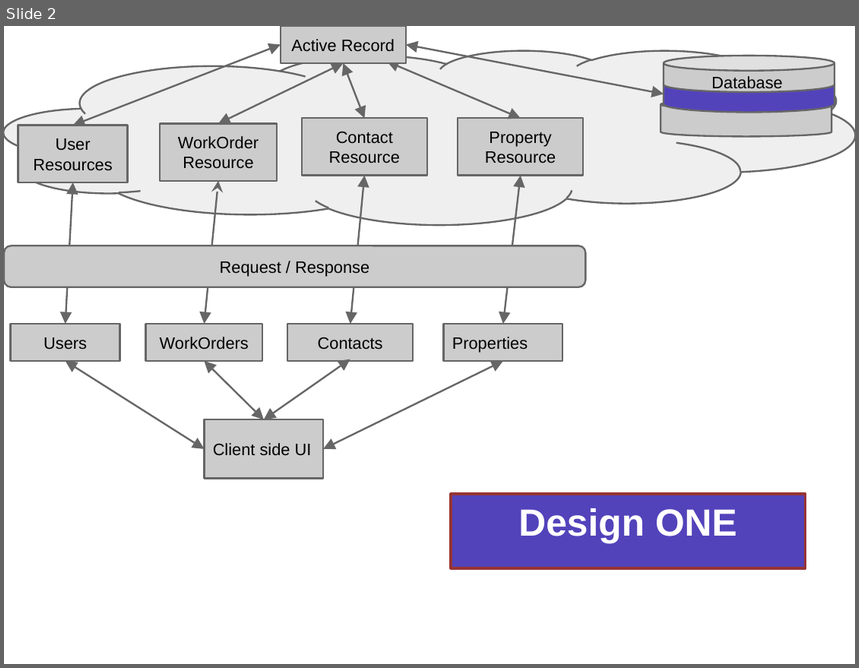
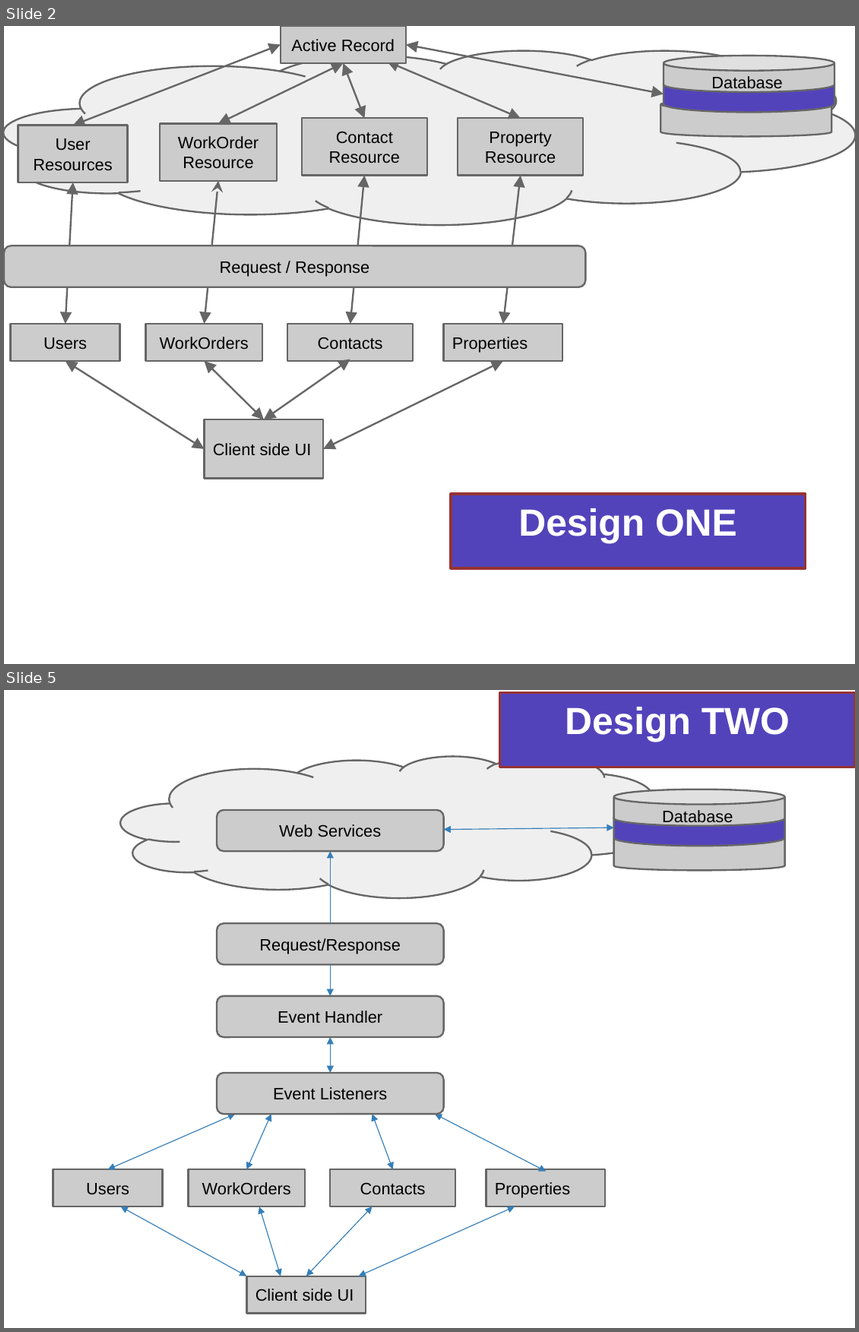
Before and after one commit to jjm3x3/propertyManager, a slide deck: DesignPlans.pptx. Shown one above the other, each under a label of ours: slide 2 before the commit, slides 2 and 5 after it; the slides between them are not shown. The pictures are 859x668 and 859x1332 pixels, drawn with LibreOffice and Linux fonts; fonts in the diff are those of the drawing. Boxes give left, top, right and bottom in pixels: in the first picture for what was removed or moved away, otherwise in the second. Text is boxed around its words. In the diff, an @@ line names an element or a change of style, - is before the commit and + after.

Commit message:
Added "bad" design and removed content from example design

```diff
--- a/DesignPlans.pptx
+++ b/DesignPlans.pptx
@@ slide 5 added at (4, 690, 855, 1328), background #FFFFFF @@
@@ rectangle added at (500, 692, 855, 768), fill #5243BB, outline #963334 2 pt, 32 pt, text #FFFFFF, bold @@
+Design TWO
@@ cloud added at (120, 755, 664, 897), fill #EFEFEF, outline #666666 1.5 pt @@
@@ cylinder added at (614, 790, 785, 826), fill #CCCCCC, outline #666666 1.5 pt @@
@@ rounded rectangle added at (217, 810, 444, 851), fill #CCCCCC, outline #666666 1.5 pt, 14 pt, text #000000 @@
+Web Services
@@ cylinder added at (614, 809, 785, 846), fill #5243BB, outline #666666 1.5 pt @@
@@ text added at (662, 810, 733, 825), 14 pt, text #000000 @@
+Database
@@ double arrow added from (444, 830) to (614, 828), #367EB9 0.75 pt @@
@@ cylinder added at (614, 834, 785, 870), fill #CCCCCC, outline #666666 1.5 pt @@
@@ arrow added from (330, 923) to (330, 851), #367EB9 0.75 pt @@
@@ rounded rectangle added at (217, 923, 444, 964), fill #CCCCCC, outline #666666 1.5 pt, 14 pt, text #000000 @@
+Request/Response
@@ arrow added from (330, 965) to (330, 996), #367EB9 0.75 pt @@
@@ rounded rectangle added at (217, 996, 444, 1037), fill #CCCCCC, outline #666666 1.5 pt, 14 pt, text #000000 @@
+Event Handler
@@ double arrow added from (330, 1073) to (330, 1037), #367EB9 0.75 pt @@
@@ rounded rectangle added at (217, 1073, 444, 1114), fill #CCCCCC, outline #666666 1.5 pt, 14 pt, text #000000 @@
+Event Listeners
@@ double arrow added from (108, 1170) to (236, 1114), #367EB9 0.75 pt @@
@@ double arrow added from (246, 1170) to (272, 1114), #367EB9 0.75 pt @@
@@ double arrow added from (393, 1170) to (373, 1114), #367EB9 0.75 pt @@
@@ double arrow added from (546, 1172) to (435, 1114), #367EB9 0.75 pt @@
@@ rectangle added at (53, 1170, 163, 1208), fill #CCCCCC, outline #666666 1.5 pt, 14 pt, text #000000 @@
+Users
@@ line added from (53, 1188) to (53, 1188), #666666 1.5 pt @@
@@ rectangle added at (189, 1170, 305, 1208), fill #CCCCCC, outline #666666 1.5 pt, 14 pt, text #000000 @@
+WorkOrders
@@ rectangle added at (330, 1170, 455, 1208), fill #CCCCCC, outline #666666 1.5 pt, 14 pt, text #000000 @@
+Contacts
@@ rectangle added at (487, 1170, 606, 1208), fill #CCCCCC, outline #666666 1.5 pt, 14 pt, text #000000 @@
+Properties
@@ double arrow added from (246, 1277) to (120, 1207), #367EB9 0.75 pt @@
@@ double arrow added from (281, 1277) to (259, 1207), #367EB9 0.75 pt @@
@@ double arrow added from (306, 1277) to (373, 1207), #367EB9 0.75 pt @@
@@ double arrow added from (359, 1277) to (515, 1207), #367EB9 0.75 pt @@
@@ rectangle added at (246, 1277, 366, 1314), fill #CCCCCC, outline #666666 1.5 pt, 14 pt, text #000000 @@
+Client side UI
```
Also in this commit, not shown: 2 slides changed, 6 other slides added, 9 slides removed.
